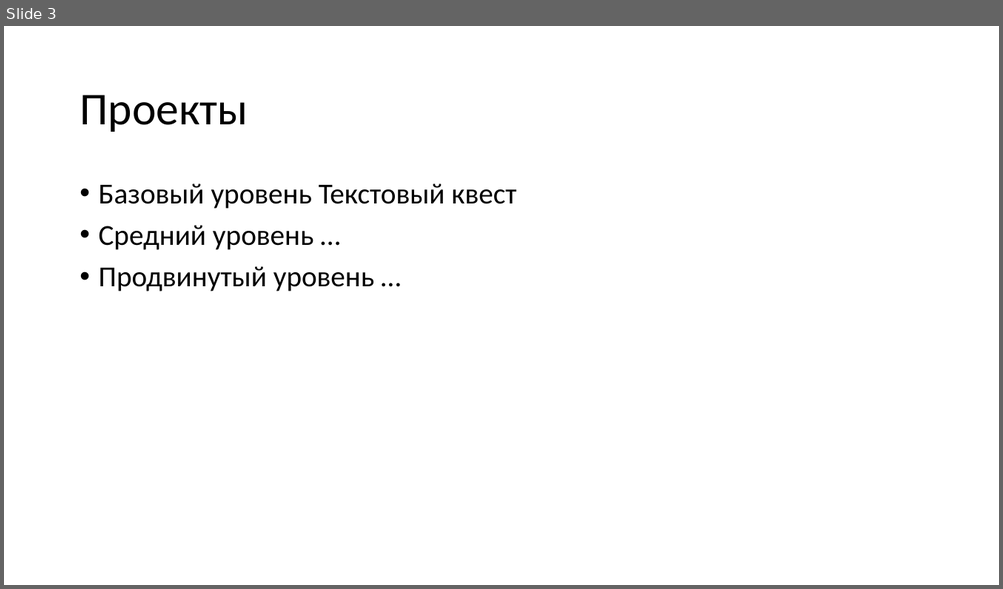
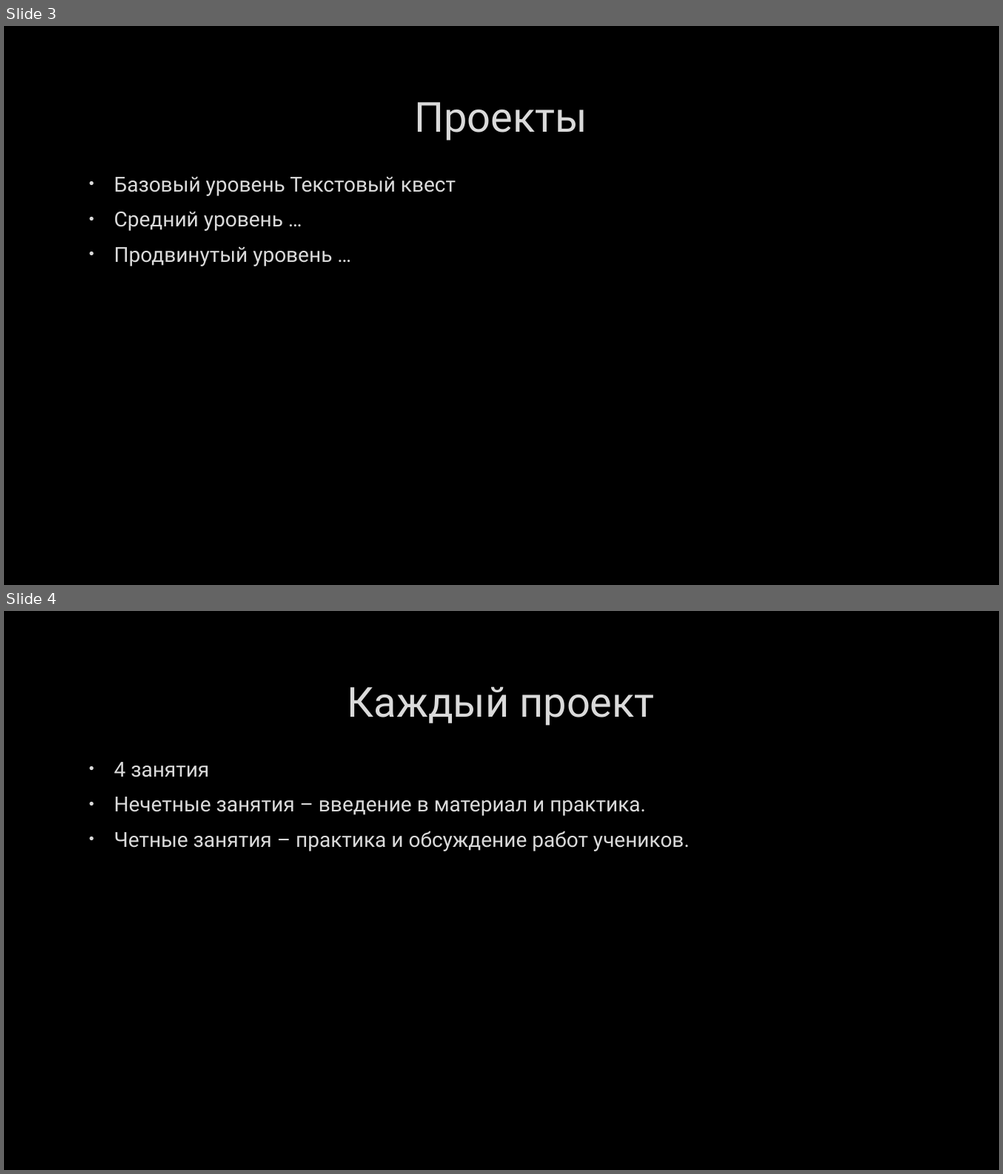
Before and after one commit to stsukrov/Zion-Course, a slide deck: Presi.pptx. Shown one above the other, each under a label of ours: slide 3 before the commit, slides 3 and 4 after it. The pictures are 1003x589 and 1003x1174 pixels, drawn with LibreOffice and Linux fonts; fonts in the diff are those of the drawing; background and template pictures are left out. Boxes give left, top, right and bottom in pixels: in the first picture for what was removed or moved away, otherwise in the second. Text is boxed around its words. In the diff, an @@ line names an element or a change of style, - is before the commit and + after.

```diff
--- a/Presi.pptx
+++ b/Presi.pptx
@@ slide 4 added at [4,611,999,1170], background picture (left out) @@
@@ title added at [347,686,654,726], 40 pt, text #DADADA @@
+Каждый проект
@@ text added at [114,762,689,851], 20 pt, text #DADADA @@
+• 4 занятия
+• Нечетные занятия – введение в материал и практика.
+• Четные занятия – практика и обсуждение работ учеников.
@@ slide 3 changed as well @@
@@ background #FFFFFF to picture (left out) @@
@@ title "Проекты": place and size @@
-title "Проекты" at [79,95,247,132]
+title "Проекты" at [415,102,587,141]
@@ title "Проекты" at [415,102,587,141]: size 44 to 40 pt, font Calibri to Roboto, text colour #000000 to #DADADA, letter outline none to #404040 0.75 pt; alignment left to centre; line spacing 0.9 to 1 @@
@@ text "Базовый уровень Текстовый квест": place and size @@
-text "Базовый уровень Текстовый квест" at [99,184,516,292]
+text "Базовый уровень Текстовый квест" at [114,177,455,266]
@@ text "Базовый уровень Текстовый квест" at [114,177,455,266]: size 28 to 20 pt, font Calibri to Roboto, text colour #000000 to #DADADA, letter outline none to #404040 0.75 pt; indent changed; line spacing 0.9 to 1 @@
```
Also in this commit, not shown: 14 other slides changed, 1 other slide added, 2 other files.
